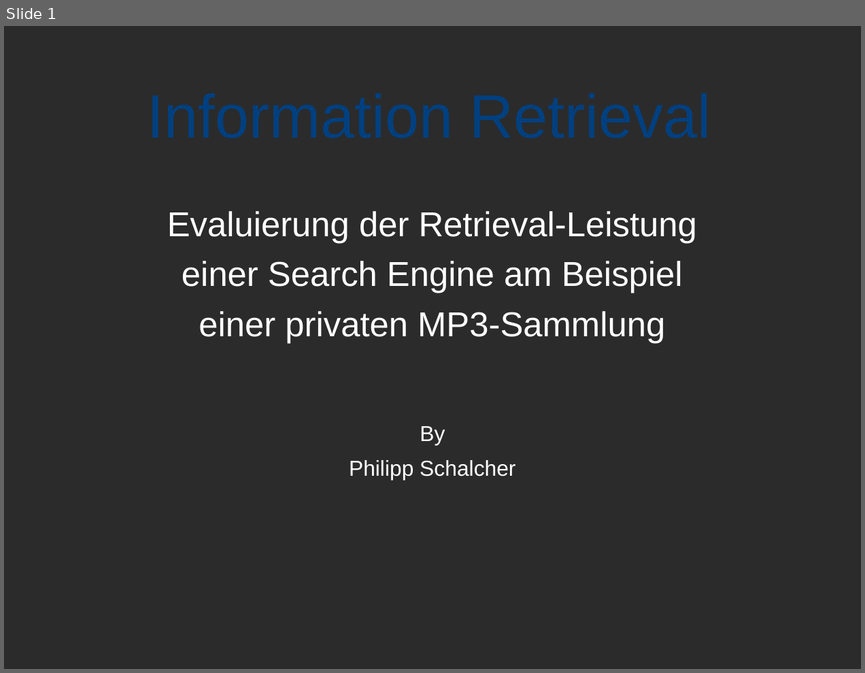
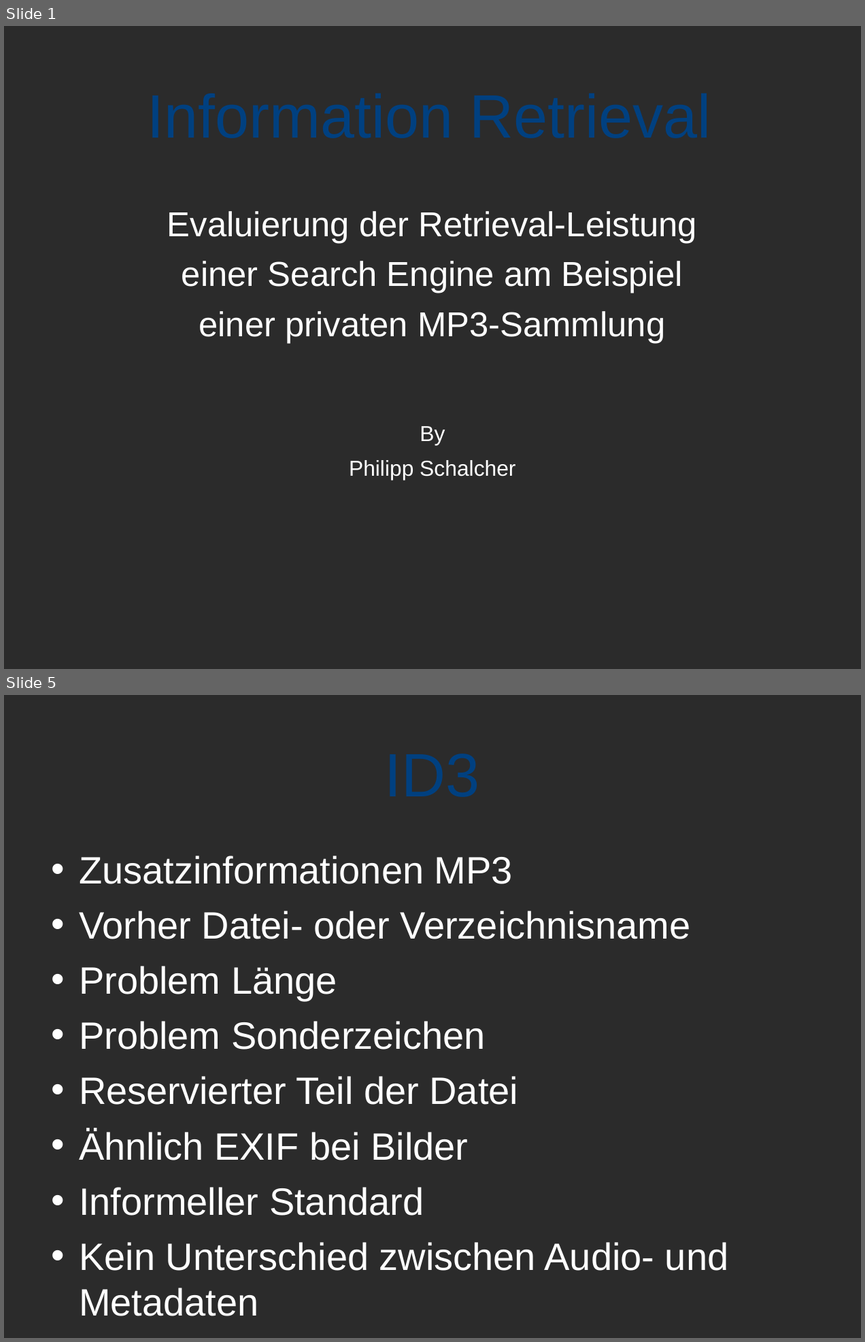
Before and after one commit to spitzbueb/Information_Retrieval, a slide deck: Präsentation/Präsentation.odp. Shown one above the other, each under a label of ours: slide 1 before the commit, slides 1 and 5 after it; the slides between them are not shown. The pictures are 865x673 and 865x1342 pixels, drawn with LibreOffice and Linux fonts; fonts in the diff are those of the drawing; background and template pictures are left out; a plain dark background stands for a picture behind light text. Boxes give left, top, right and bottom in pixels: in the first picture for what was removed or moved away, otherwise in the second. Text is boxed around its words. In the diff, an @@ line names an element or a change of style, - is before the commit and + after.

```diff
--- a/Präsentation/Präsentation.odp
+++ b/Präsentation/Präsentation.odp
@@ slide 5 added at <box>4,695,861,1338</box>, background picture (left out) @@
@@ title added at <box>69,702,797,841</box>, 56.7 pt, text #004080 @@
+ID3
@@ text added at <box>79,855,728,1270</box>, 35.3 pt, text #FFFFFF @@
+• Zusatzinformationen MP3
+• Vorher Datei- oder Verzeichnisname
+• Problem Länge
+• Problem Sonderzeichen
+• Reservierter Teil der Datei
+• Ähnlich EXIF bei Bilder
+• Informeller Standard
+• Kein Unterschied zwischen Audio- und Metadaten
```
Also in this commit, not shown: 1 slide changed, 16 other slides added.
